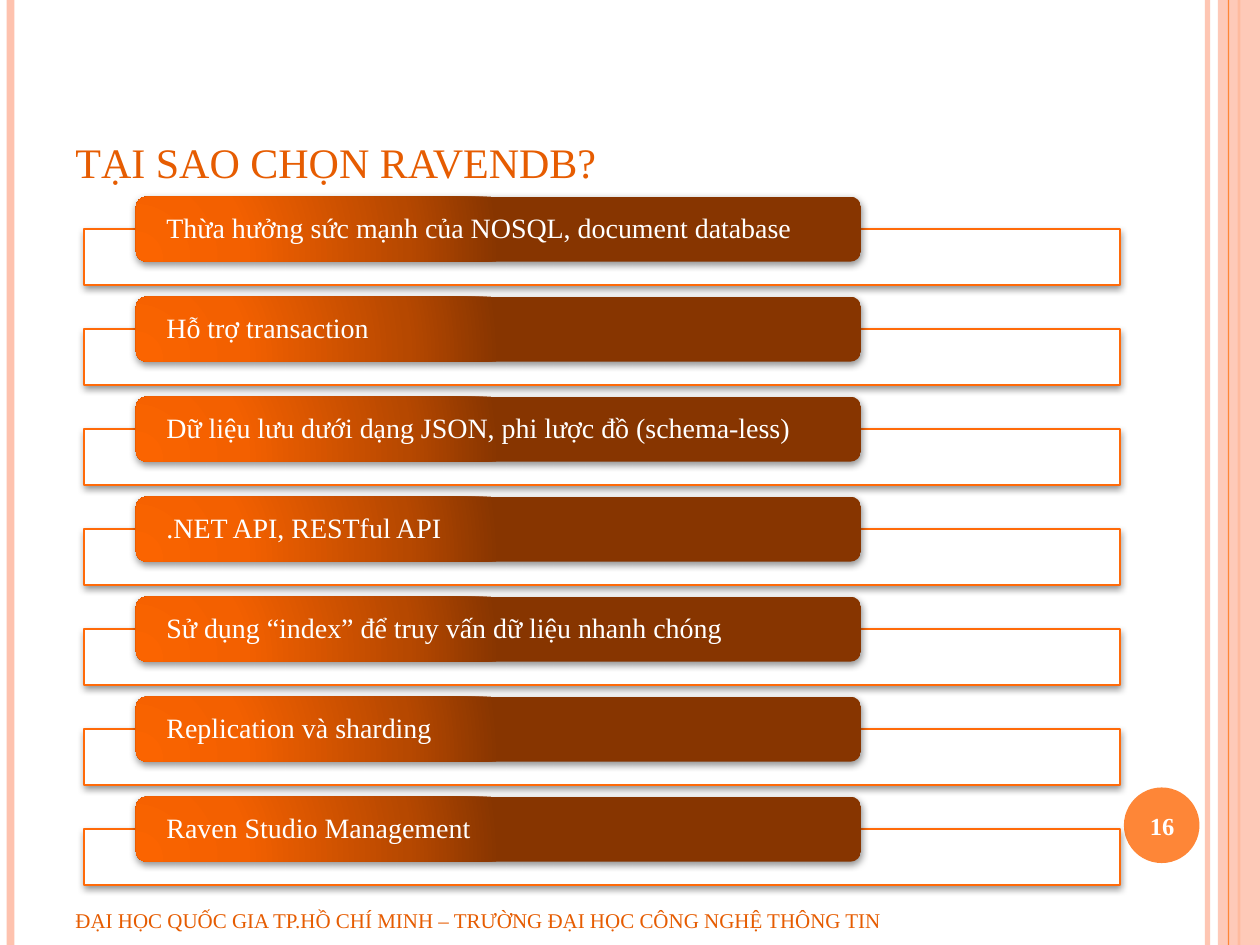
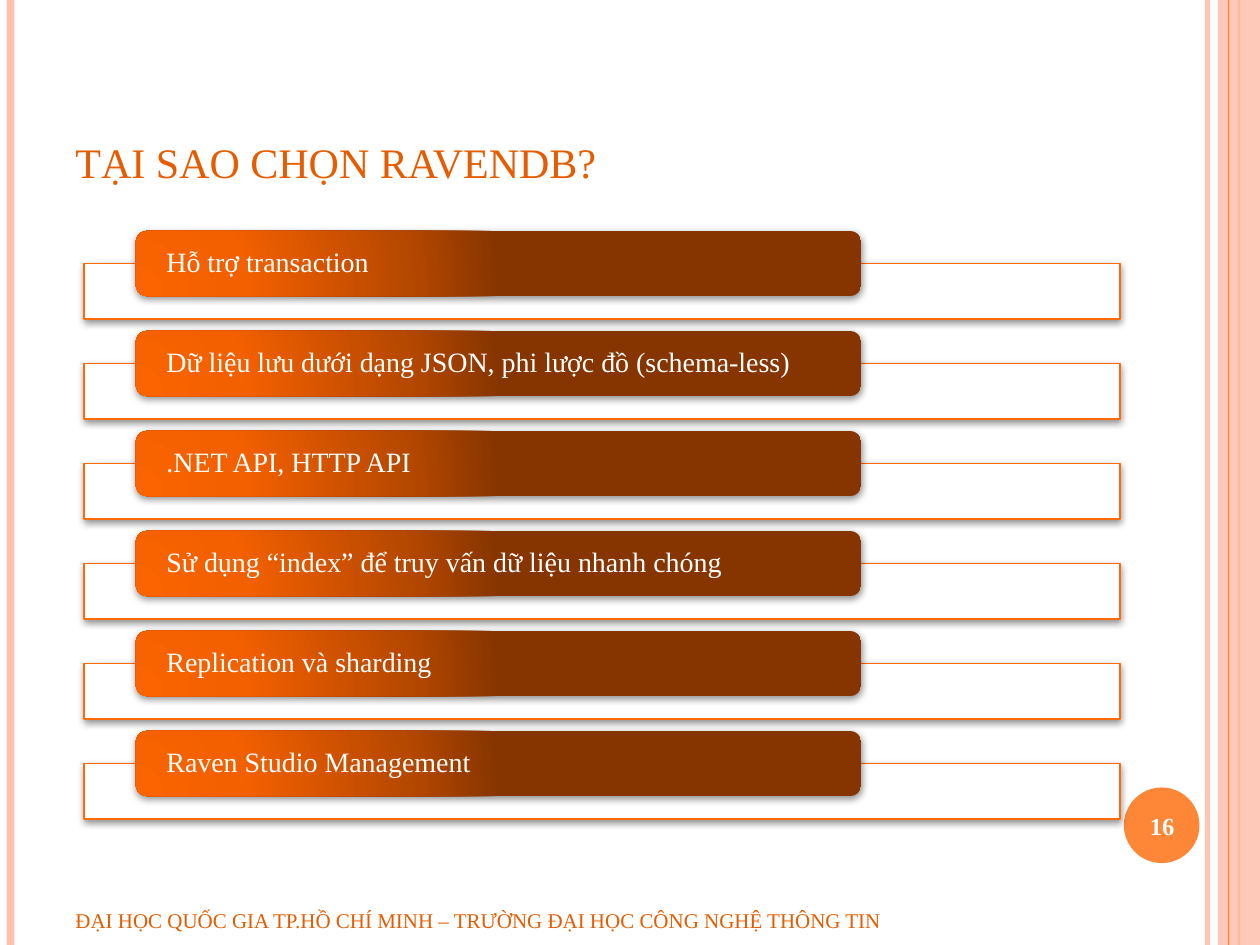
Before and after one commit to geovip/nosqlravendbuit, a slide deck: slide 16 of Document/slide bao cao.pptx. Drawn at 1260x945 pixels with LibreOffice and Linux fonts; fonts in the diff are those of the drawing; background and template pictures are left out. Boxes give left, top, right and bottom in pixels: in the first picture for what was removed or moved away, otherwise in the second. Text is boxed around its words. In the diff, an @@ line names an element or a change of style, - is before the commit and + after.

```diff
--- a/Document/slide bao cao.pptx
+++ b/Document/slide bao cao.pptx
@@ freeform shape removed at (136, 197, 862, 262) @@
-Thừa hưởng sức mạnh của NOSQL, document database
@@ rectangle removed at (84, 229, 1120, 285) @@
@@ text in freeform shape at (166, 453, 411, 476): text changed @@
-.NET API, RESTful API
+.NET API, HTTP API
@@ 6 freeform shapes, 6 rectangles: place and size @@
-6 freeform shapes, 6 rectangles at (84, 296, 1120, 885)
+6 freeform shapes, 6 rectangles at (84, 231, 1120, 819)
```
Also in this commit, not shown: 4 other slides changed, 1 other file.
